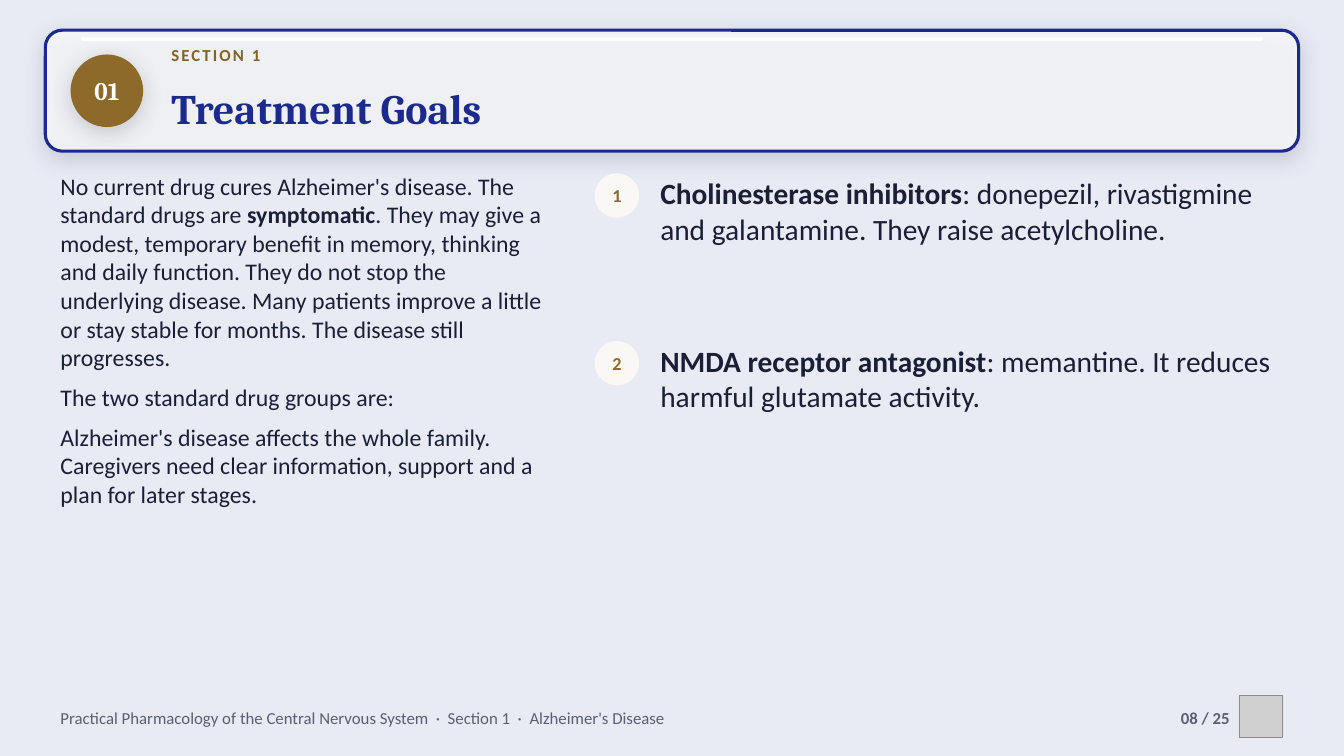
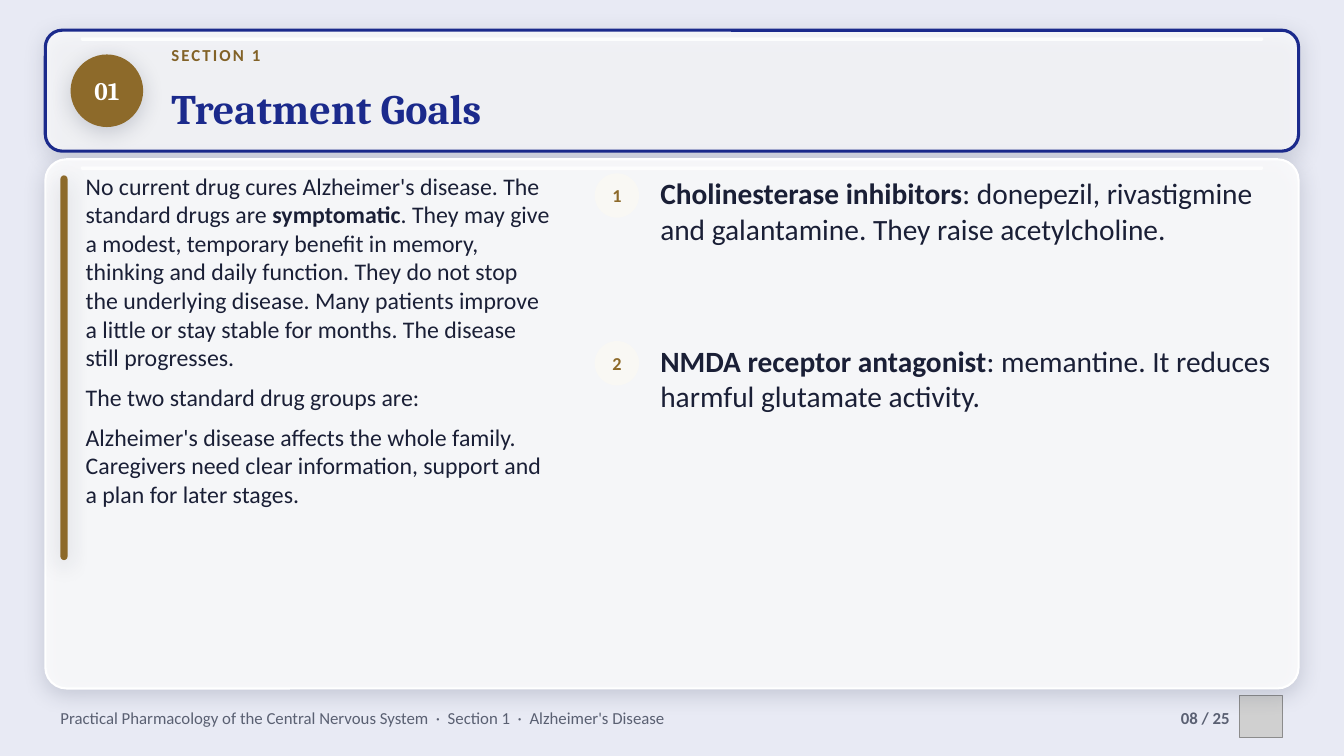
Before and after one commit to drrefaat18-ops/yasser, a slide deck: slide 8 of projects/cns-pharmacology-practical/slides/ch01-alzheimers-disease.pptx. Drawn at 1344x756 pixels with LibreOffice and Linux fonts; fonts in the diff are those of the drawing; grey boxes stand for pictures; background and template pictures are left out. Boxes give left, top, right and bottom in pixels: in the first picture for what was removed or moved away, otherwise in the second. Text is boxed around its words. In the diff, an @@ line names an element or a change of style, - is before the commit and + after.

```diff
--- a/projects/cns-pharmacology-practical/slides/ch01-alzheimers-disease.pptx
+++ b/projects/cns-pharmacology-practical/slides/ch01-alzheimers-disease.pptx
@@ rounded rectangle added at <box>45,159,1299,689</box>, fill #FFFFFF at 84% opacity, outline #FFFFFF 1.5 pt @@
@@ rounded rectangle added at <box>60,175,68,561</box>, fill #8D6A2A @@
@@ rounded rectangle added at <box>81,166,1263,170</box>, fill #FFFFFF at 85% opacity @@
@@ text "No current drug cures Alzheimer's ..." rewrapped from <box>60,178,541,507</box> to <box>86,178,549,507</box> @@
```
Also in this commit, not shown: 22 other slides changed, 10 other files.
